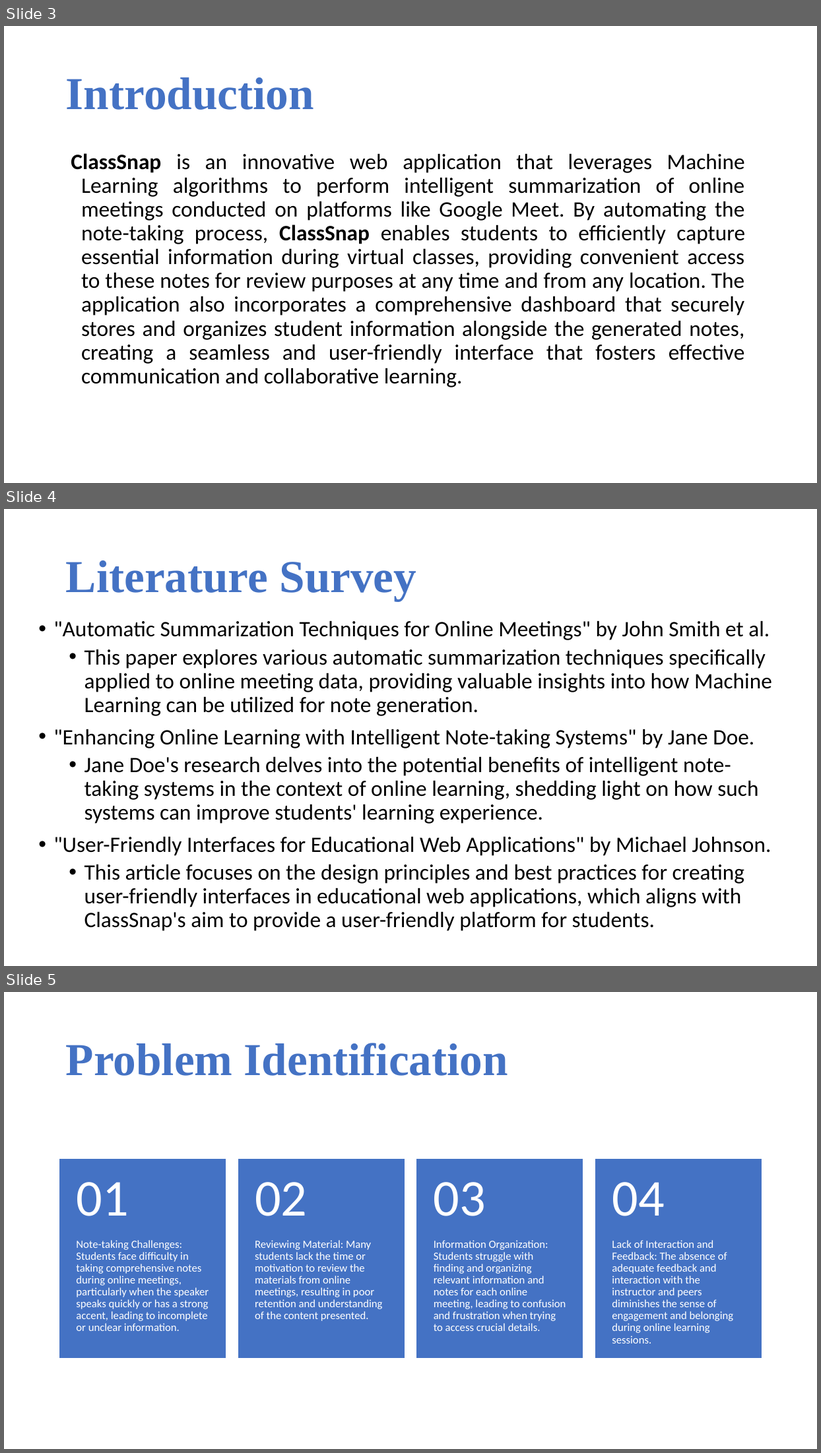
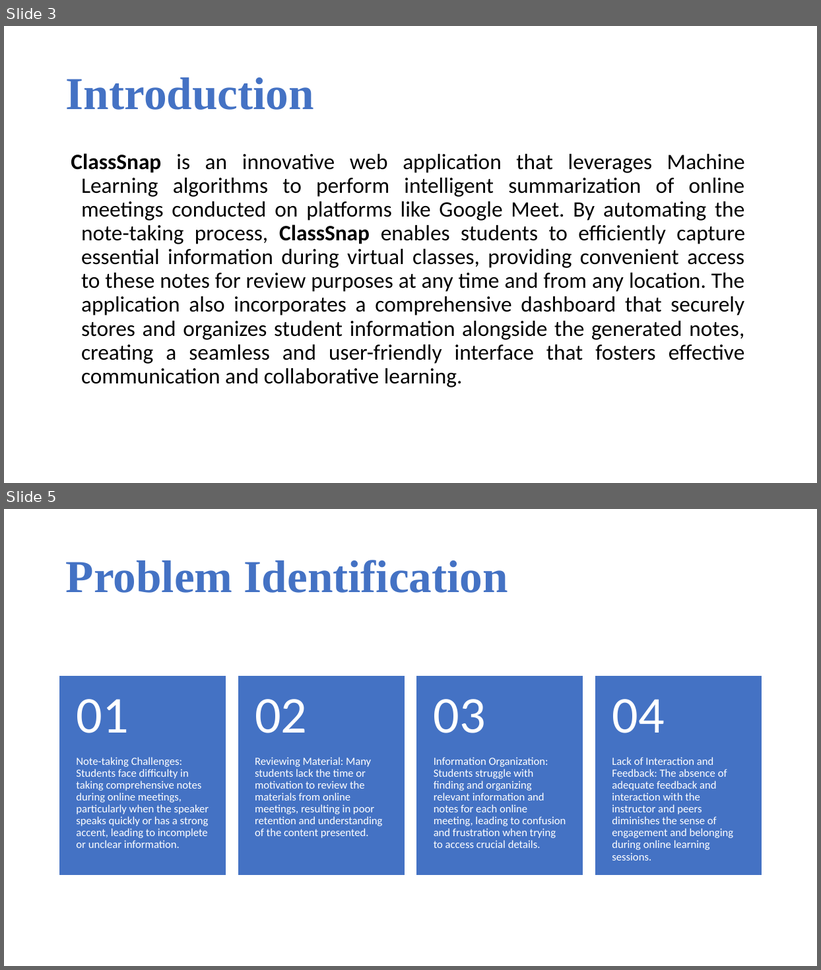
Before and after one commit to SkySingh04/ClassSnap, a slide deck: ClassSnap.pptx. Shown one above the other, each under a label of ours: slides 3, 4 and 5 before the commit, slides 3 and 5 after it; the slides between them are not shown. The pictures are 821x1453 and 821x970 pixels, drawn with LibreOffice and Linux fonts; fonts in the diff are those of the drawing. Boxes give left, top, right and bottom in pixels: in the first picture for what was removed or moved away, otherwise in the second. Text is boxed around its words. In the diff, an @@ line names an element or a change of style, - is before the commit and + after.

```diff
--- a/ClassSnap.pptx
+++ b/ClassSnap.pptx
@@ slide 4 removed at [4, 509, 817, 966], background #FFFFFF @@
@@ text removed at [66, 560, 417, 601] @@
-Literature Survey
@@ text removed at [54, 621, 772, 931] @@
-• "Automatic Summarization Techniques for Online Meetings" by John Smith et al.
-  • This paper explores various automatic summarization techniques specifically applied to online meeting data, providing valuable insights into how Machine Learning can be utilized for note generation.
-• "Enhancing Online Learning with Intelligent Note-taking Systems" by Jane Doe.
-  • Jane Doe's research delves into the potential benefits of intelligent note-taking systems in the context of online learning, shedding light on how such systems can improve students' learning experience.
-• "User-Friendly Interfaces for Educational Web Applications" by Michael Johnson.
-  • This article focuses on the design principles and best practices for creating user-friendly interfaces in educational web applications, which aligns with ClassSnap's aim to provide a user-friendly platform for students.
```
Also in this commit, not shown: 1 slide changed, 2 slides added, 1 other slide removed.
